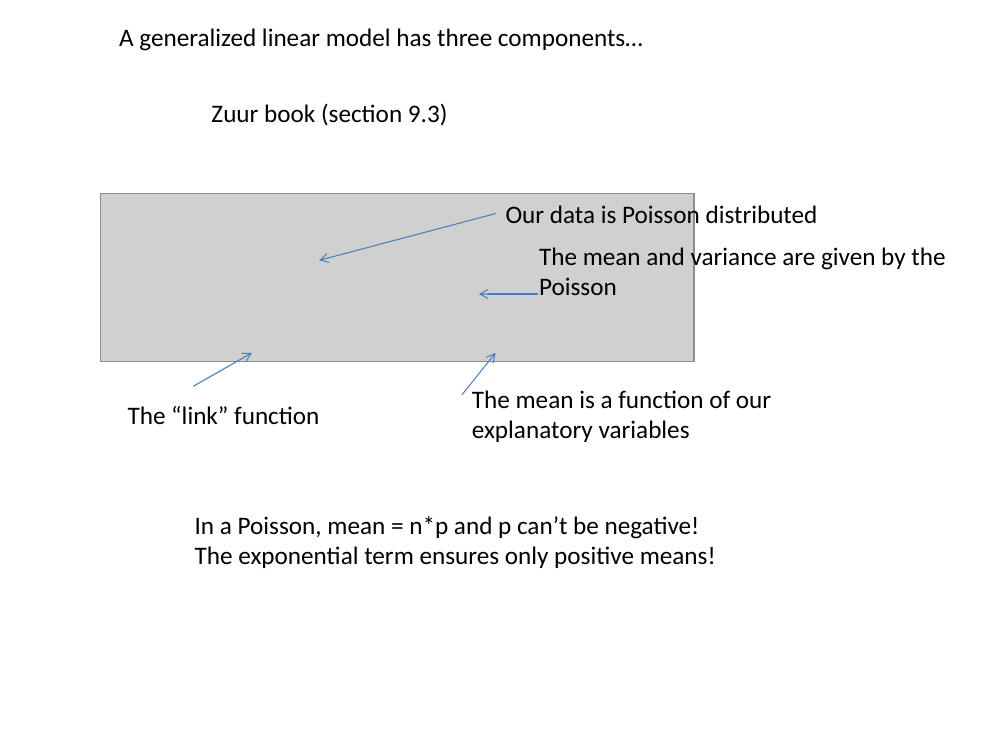
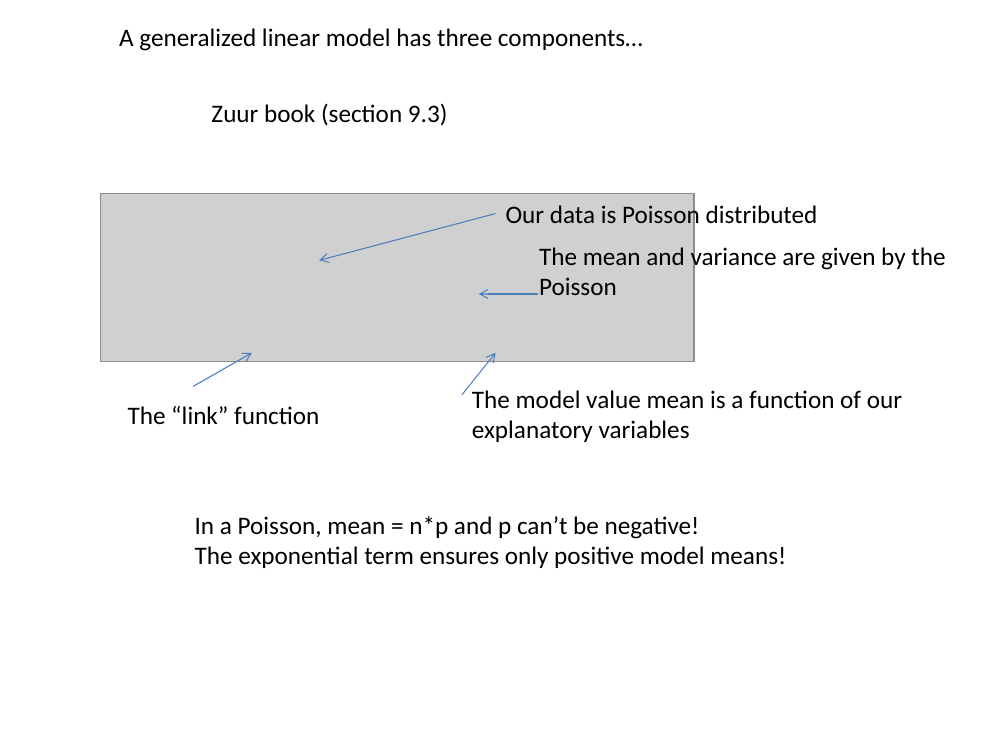
Before and after one commit to afodor/afodor.github.io, a slide deck: slide 8 of classes/stats2015/Lecture21.pptx. Drawn at 1008x756 pixels with LibreOffice and Linux fonts; fonts in the diff are those of the drawing; grey boxes stand for pictures. Boxes give left, top, right and bottom in pixels: in the first picture for what was removed or moved away, otherwise in the second. Text is boxed around its words. In the diff, an @@ line names an element or a change of style, - is before the commit and + after.

```diff
--- a/classes/stats2015/Lecture21.pptx
+++ b/classes/stats2015/Lecture21.pptx
@@ text at (472,390,902,409): text changed @@
-The mean is a function of our
+The model value mean is a function of our
@@ text at (195,546,786,568): text changed @@
-The exponential term ensures only positive means!
+The exponential term ensures only positive model means!
```
Also in this commit, not shown: 2 other slides changed.
